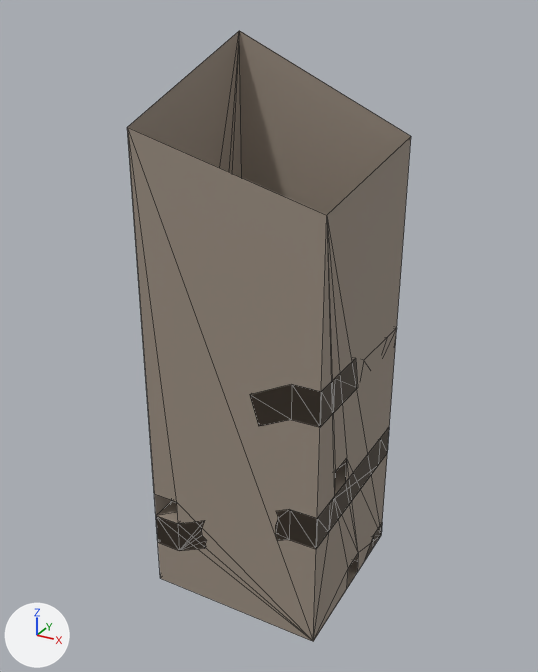
What one commit did to the glTF model DungeonGame/res/level/level1/pillar_foundation/pillar_foundation.gltf.
Before and after are seen from a 50 mm camera at (44.7, -74.6, 61.6) aimed at (9.4, -10.4, 29.6). Every picture has the same lights, and +X, +Y and +Z are marked at lower left. Mesh edges are drawn as thin lines.

Names of what the first picture shows: 'Room', 'Stairs'.
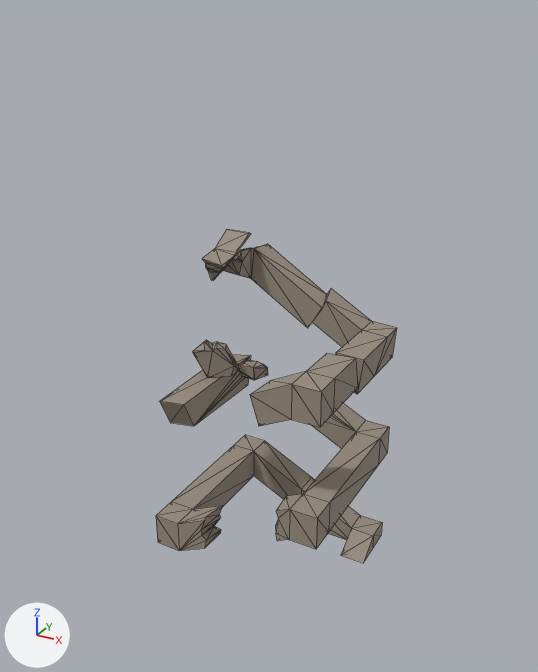
Where the change shows, as pixel boxes [x1, y1, x2, y2] in the pictures (538 x 672 px):
'Room', deleted: before [127, 30, 411, 641]
'Stairs', unchanged, uncovered by the edit: before [156, 358, 389, 561]; after [156, 229, 397, 563]

The change, as a diff of the scene's bpy script:
```diff
--- a/DungeonGame/res/level/level1/pillar_foundation/pillar_foundation.gltf.py
+++ b/DungeonGame/res/level/level1/pillar_foundation/pillar_foundation.gltf.py
@@ ob_room @@
-ob_room = bpy.data.objects.new('Room', me_cube)
-ob_room.location = (0.0, 0.0, 0.0)
```
